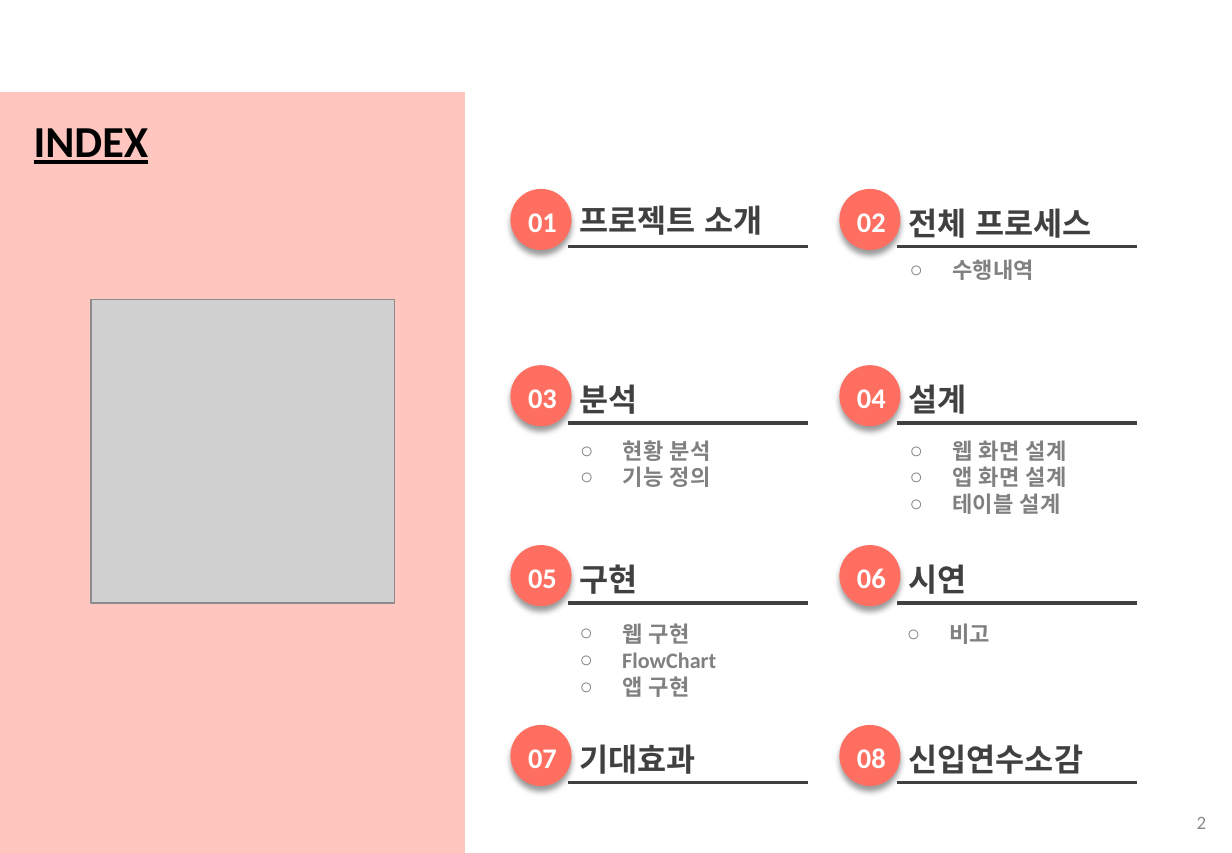
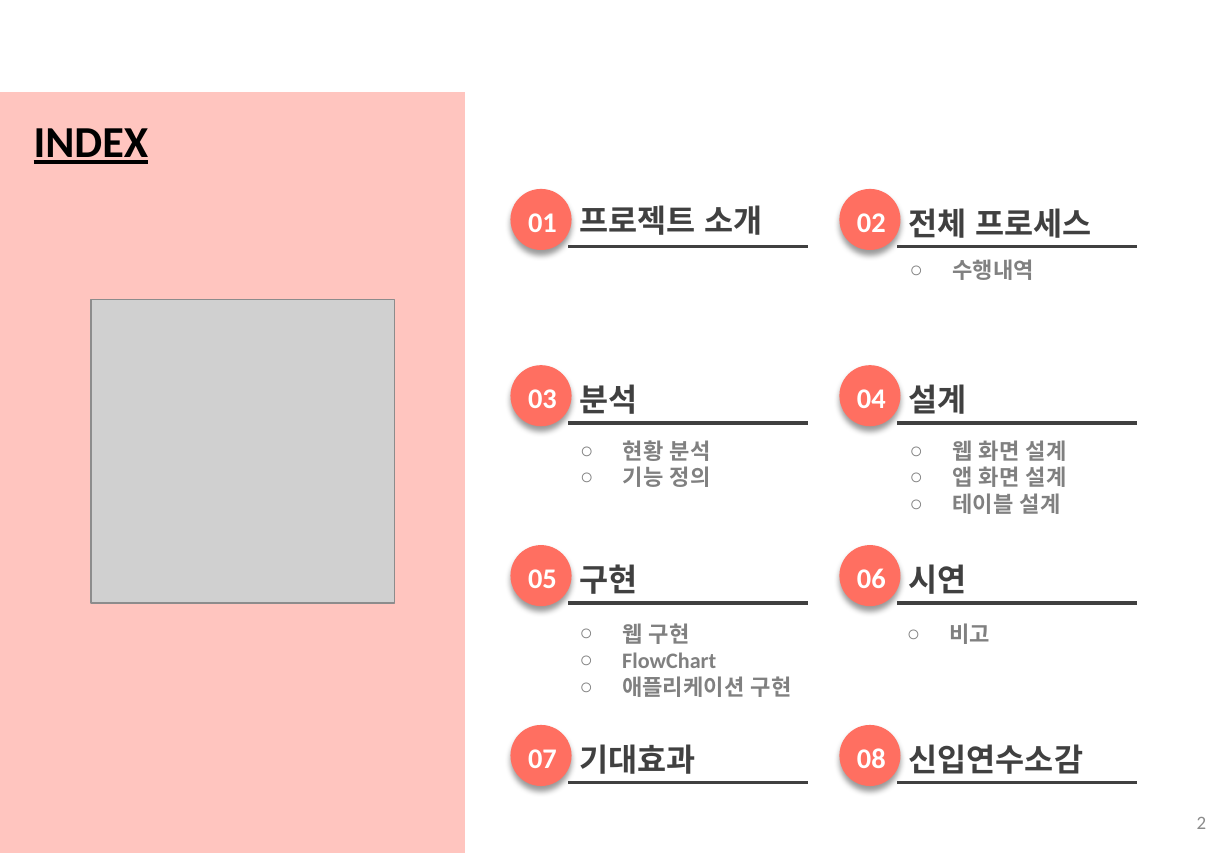
Before and after one commit to 201324549/BeaconProject, a slide deck: slide 2 of ShuttleBusFinalPresentation(v1.1)_ing.pptx. Drawn at 1232x853 pixels with LibreOffice and Linux fonts; fonts in the diff are those of the drawing; grey boxes stand for pictures; background and template pictures are left out. Boxes give left, top, right and bottom in pixels: in the first picture for what was removed or moved away, otherwise in the second. Text is boxed around its words. In the diff, an @@ line names an element or a change of style, - is before the commit and + after.

```diff
--- a/ShuttleBusFinalPresentation(v1.1)_ing.pptx
+++ b/ShuttleBusFinalPresentation(v1.1)_ing.pptx
@@ text at (622, 676, 792, 697): text changed @@
-○ 앱 구현
+○ 애플리케이션 구현
```
Also in this commit, not shown: 6 other slides changed, 3 slides added, 1 slide removed.
